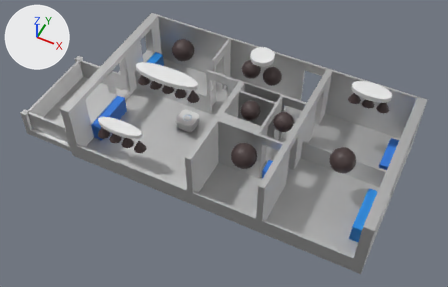
The glTF model 3d_models/home.gltf, before and after one commit.
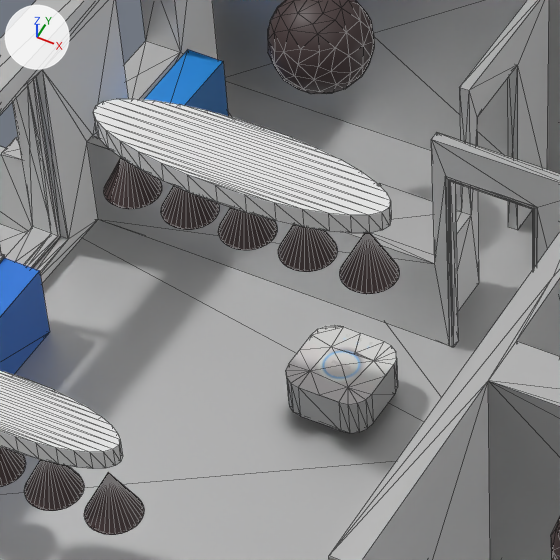
Old and new are each drawn whole from a 50 mm camera at (6.99, -16.14, 19.88) aimed at (-0.72, -0.73, 0.61) and again close up on the part from 26% to 52% of the width and 15% to 55% of the height. Arrows for +X, +Y and +Z are at upper left; the lights stay in place. The close-ups show mesh edges as thin lines. Where no turn or scale is listed for an object, it has been applied to the vertices. Vertices at the same position are counted once.

The first close-up shows 'Ground', 'Hue', 'Kitchen', 'Kitchen Heater', 'LivingTop1', 'LivingTop5', 'Livingroom Center Light Group', 'Livingroom Heater', 'Livingroom Malms Light Group', 'Rooms', 'malms 3 Frame', 'malms 4 Frame'.
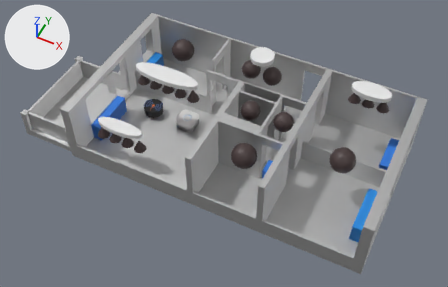
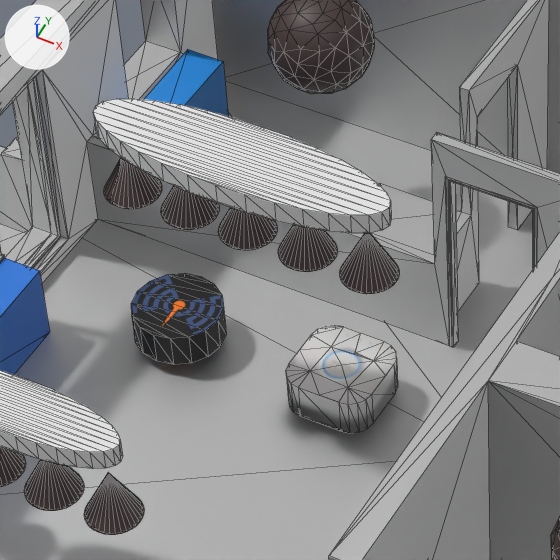
Where the change shows, as pixel boxes (x1, y1, x2, y2) in the close-ups (560 x 560 px):
'MQTT', added (black): after (131, 273, 226, 365)
part 1 of me_hue_mesh, shading changed: (286, 325, 398, 433) in both

Edits to the bpy script that builds the scene:
```text
Add img_mqtt:
    img_mqtt = load_image('mqtt', '_unpacked/mqtt', 256, 256, 'sRGB')
Add mat_mqtt_material:
    mat_mqtt_material = principled_material('MQTT Material')
    mat_mqtt_material.texture = img_mqtt
Change me_hue_mesh:
    where me_hue_mesh.from_pydata(...)  # 53 vertices, 102 faces; spans x -0.426..0.426, y -0.426..0.426, z -0.19..0.19
    used by ob_hue_1; location = (-2.851, 0.0, 0.31)
    me_hue_mesh part 1: 76 of the faces centred in x -0.42..0.426, y -0.42..0.42, z -0.19..0.19 are now shaded smooth
Add me_mqtt_mesh:
    me_mqtt_mesh.from_pydata(...)  # a 16-sided cylinder along z spanning x -0.428..0.428, y -0.428..0.428, z -0.171..0.171
    me_mqtt_mesh.materials.append(mat_mqtt_material)  # picture img_mqtt
Add ob_mqtt:
    ob_mqtt = bpy.data.objects.new('MQTT', me_mqtt_mesh)
    ob_mqtt.location = (-4.574, 0.0, 0.309)
```
